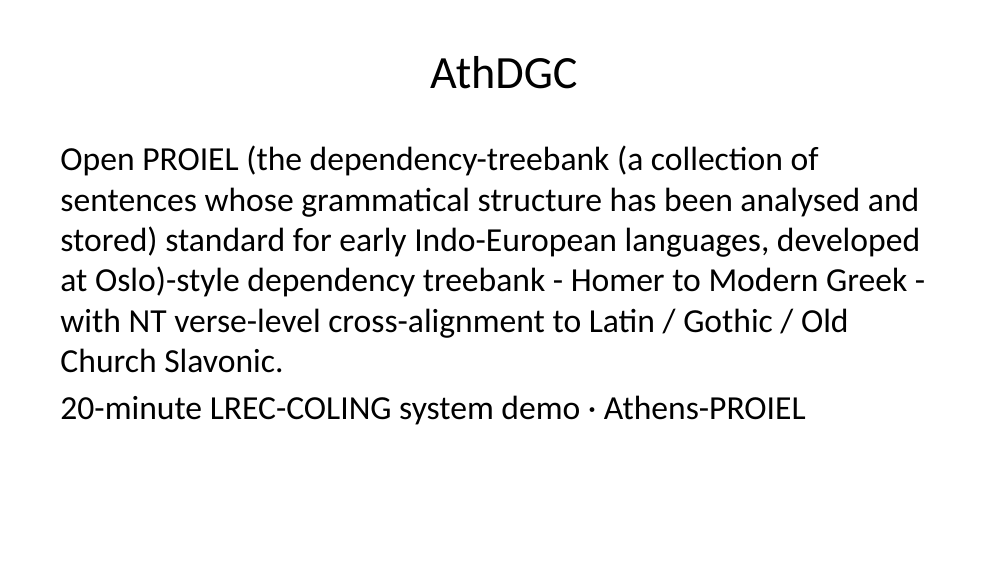
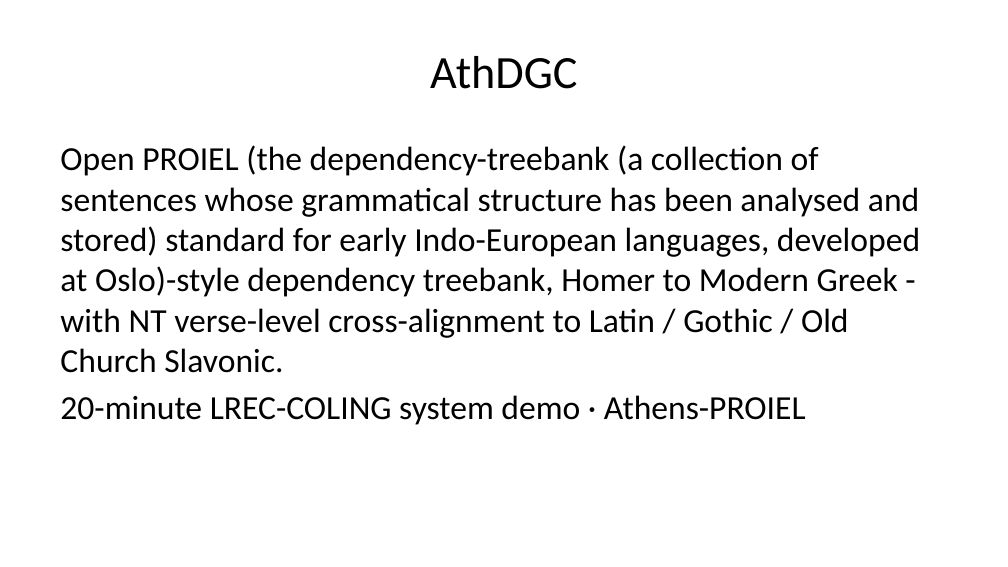
Before and after one commit to AthDGC/AthDGC.github.io, a slide deck: slide 2 of slides/lrec_demo.pptx. Drawn at 1008x567 pixels with LibreOffice and Linux fonts; fonts in the diff are those of the drawing. Boxes give left, top, right and bottom in pixels: in the first picture for what was removed or moved away, otherwise in the second. Text is boxed around its words. In the diff, an @@ line names an element or a change of style, - is before the commit and + after.

```diff
--- a/slides/lrec_demo.pptx
+++ b/slides/lrec_demo.pptx
@@ text at (x1=60, y1=145, x2=920, y2=373): text changed @@
-Open PROIEL (the dependency-treebank (a collection of sentences whose grammatical structure has been analysed and stored) standard for early Indo-European languages, developed at Oslo)-style dependency treebank - Homer to Modern Greek - with NT verse-level cross-alignment to Latin / Gothic / Old Church Slavonic.
+Open PROIEL (the dependency-treebank (a collection of sentences whose grammatical structure has been analysed and stored) standard for early Indo-European languages, developed at Oslo)-style dependency treebank, Homer to Modern Greek - with NT verse-level cross-alignment to Latin / Gothic / Old Church Slavonic.
```
Also in this commit, not shown: 6 other slides changed, 23 other files.
